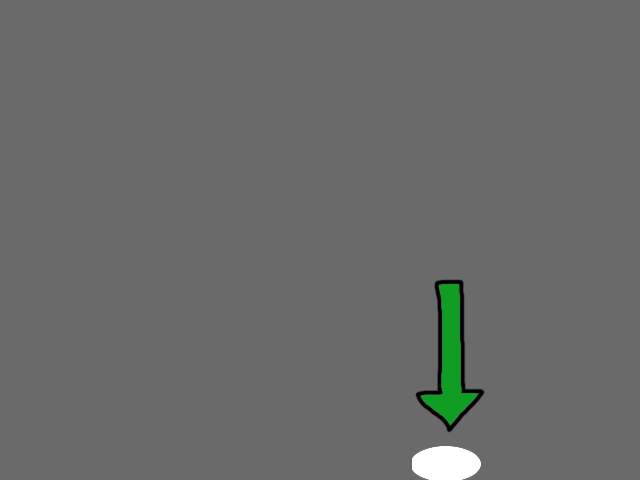
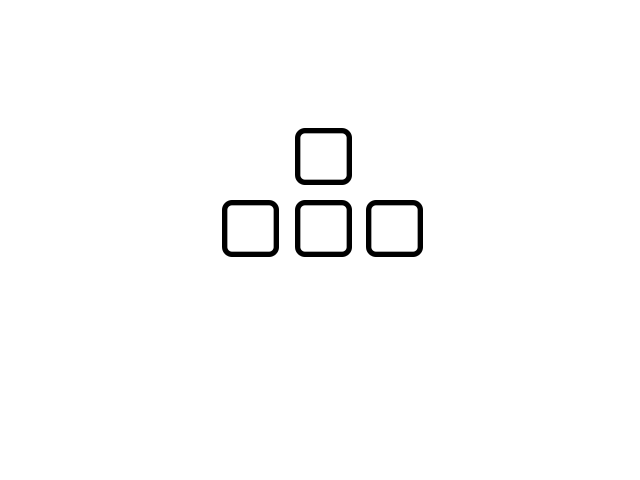
Layers edited between the first and the second 640x480 image:
added layer "Buttons" above "D" over [222, 128, 423, 257]
hid "Layer 4" over [415, 279, 485, 433]
hid "New tutorial mask" over [0, 0, 640, 480]
